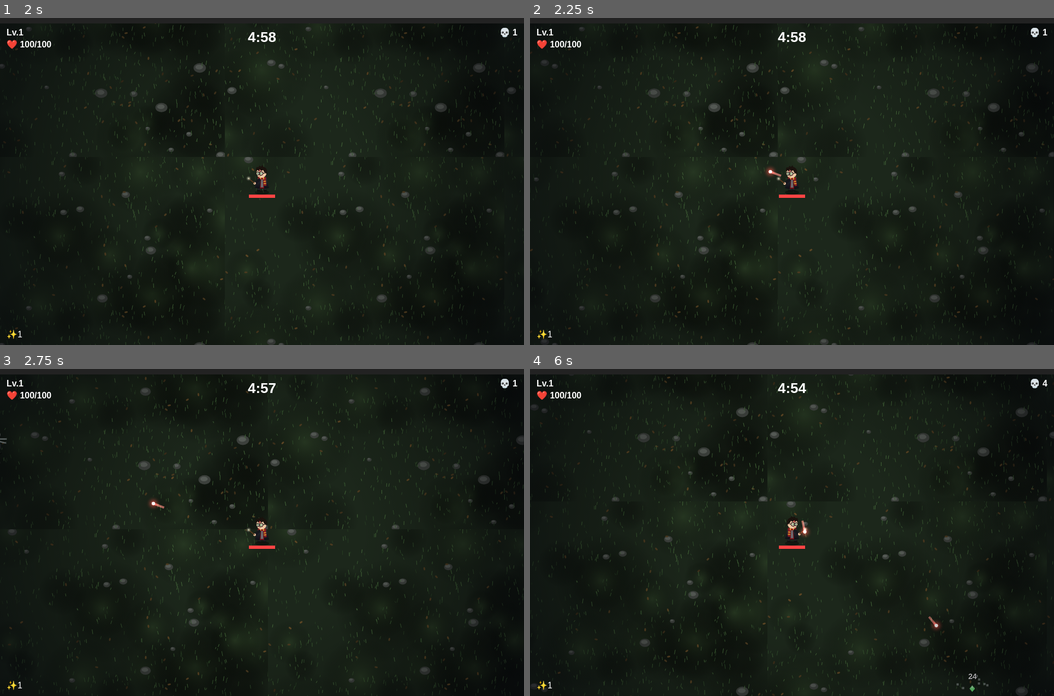
Above: before the commit, frames 1-4 (two rows, left to right).
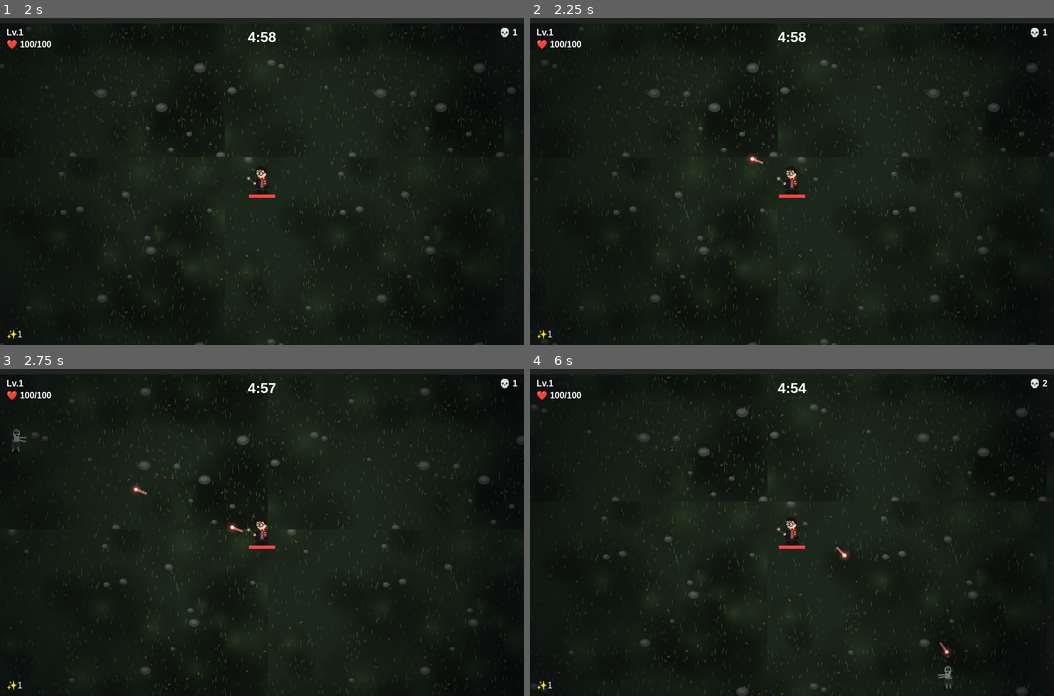
Above: after the commit, the same moments.

Repository: Sein-Oh/Make_game
Game: browser game, page index.html
Two runs of this game, one before a commit and one after it. Both use one fixed random seed, a clock stepped at 60 frames per second and the inputs below.
Inputs:
- Up to frame 1 (2 s): click "시작!" at 0.27 s; hold Right 1.03-1.53 s; tap Space at 1.1, 1.6 s; hold Down 1.58-1.85 s; hold Left from 1.9 s (still down)
- Up to frame 2 (2.25 s): keep holding Left; tap Space at 2.1 s
- Up to frame 3 (2.75 s): release Left at 2.47 s; hold Up from 2.52 s (still down); tap Space at 2.6 s
- Up to frame 4 (6 s): release Up at 2.82 s; hold Right 2.87-3.53 s; tap Space every 0.5 s from 3.1 to 5.6 s; hold Up 3.58-3.82 s; hold Left 3.87-4.3 s; hold Down 4.35-4.68 s; hold Right 4.73-5.23 s; hold Down 5.28-5.55 s; hold Left from 5.6 s (still down)

Frame 1 is identical in both runs. In frame 2, 0.1% of the frame differs, in the area x 41-49%, y 41-49%; in frame 3, 0.2%; in frame 4, 0.4%, in the area x 47-99%, y 3-99%.

Commit message:
적 수 줄이기, 인센디오는 인페리우스 특효, 봄바르다는 어둠의 마법사 특효, 볼드모트 전투 조정
Co-Authored-By: Claude Opus 5.5 <noreply@anthropic.com>
Claude-Session: https://claude.ai/code/session_011Vcb6Mpeatmf1fJRgYnnyJ

Diff:
--- a/index.html
+++ b/index.html
@@ -66,12 +66,12 @@
 // ---------- 마법 & 강화 목록 ----------
 const UPGRADES = {
   bolt:      { icon: '✨', name: '스투페파이',     desc: '가까운 적에게 강력한 기절 마법 발사', weapon: true },
-  orbit:     { icon: '🔥', name: '인센디오',       desc: '내 주위를 빙빙 도는 불꽃', weapon: true },
+  orbit:     { icon: '🔥', name: '인센디오',       desc: '내 주위를 도는 불꽃! 인페리우스에게 3배', weapon: true },
   lightning: { icon: '⚡', name: '번개 마법',      desc: '하늘에서 적에게 번개가 쾅!', weapon: true },
   frost:     { icon: '❄️', name: '글래시우스',     desc: '가까운 적을 얼리고 느리게', weapon: true },
   potion:    { icon: '🧪', name: '폭발 물약',      desc: '물약을 던져 펑! 터뜨리기', weapon: true },
   herb:      { icon: '🌿', name: '헤르비폴즈',     desc: '땅에서 덩굴이 솟아 적을 공격하고 묶기', weapon: true },
-  bombarda:  { icon: '💥', name: '봄바르다',       desc: '날아가서 쾅! 큰 폭발을 일으키기', weapon: true },
+  bombarda:  { icon: '💥', name: '봄바르다',       desc: '쾅! 큰 폭발! 어둠의 마법사에게 3배', weapon: true },
   patronus:  { icon: '🦌', name: '익스펙토 패트로눔', desc: '은빛 사슴이 돌진! 디멘터에게 3배', weapon: true },
   speed:     { icon: '🧹', name: '빗자루',         desc: '이동 속도 +12%' },
   heart:     { icon: '❤️', name: '튼튼한 몸',      desc: '최대 체력 +25, 체력 회복' },
@@ -127,10 +127,11 @@
   ctx.fillStyle = g; circ(x, y, r);
 }
 
-function hurtEnemy(e, dmg) {
+function hurtEnemy(e, dmg, weak) {
+  if (weak && e.type === weak) dmg *= 3; else weak = null;
   dmg = Math.round(dmg * dmgMul());
   e.hp -= dmg; e.flash = 0.1;
-  S.texts.push({ x: e.x, y: e.y - e.r, s: String(dmg), life: 0.6 });
+  S.texts.push({ x: e.x, y: e.y - e.r, s: weak ? dmg + '!' : String(dmg), life: 0.6, weak: !!weak });
 }
 function hurtPlayer(d) {
   const p = S.p;
@@ -157,7 +158,7 @@
   return a;
 }
 function explode(x, y, R, dmg) {
-  for (const e of S.enemies) if (dist2(e, { x, y }) < (R + e.r) ** 2) hurtEnemy(e, dmg);
+  for (const e of S.enemies) if (dist2(e, { x, y }) < (R + e.r) ** 2) hurtEnemy(e, dmg, 'wizard');
   S.booms.push({ x, y, R, t: 0 });
   S.shake = Math.min(8, S.shake + 4);
   for (let i = 0; i < 14; i++) {
@@ -175,7 +176,7 @@
 // ---------- 적 생성 ----------
 function spawnAt(type, x, y) {
   const T = ENEMY_TYPES[type];
-  const hpMul = T.boss ? 1 + S.t / 120 : 1 + S.t / 60 * 0.5;
+  const hpMul = type === 'voldemort' ? 1.4 : T.boss ? 1 + S.t / 120 : 1 + S.t / 60 * 0.4;
   const e = { type, x, y, hp: T.hp * hpMul, maxHp: T.hp * hpMul, r: T.r, spd: T.spd, dmg: T.dmg, xp: T.xp,
     color: T.color, boss: !!T.boss, name: T.name, flash: 0, orbitHit: 0, slow: 0,
     seed: Math.random() * 10, cd: rand(1, 3), cdA: 2, cdB: 4, cdC: 6 };
@@ -254,10 +255,10 @@
 
   // 적 등장
   S.spawnT -= dt;
-  if (S.spawnT <= 0 && S.enemies.length < 260) {
-    S.spawnT = Math.max(0.14, 0.9 - S.t / FINAL_TIME * 0.75);
-    if (S.final) S.spawnT *= 1.8;
-    const n = 1 + Math.floor(Math.min(S.t, FINAL_TIME) / 60);
+  if (S.spawnT <= 0 && S.enemies.length < 170) {
+    S.spawnT = Math.max(0.3, 1.2 - S.t / FINAL_TIME * 0.8);
+    if (S.final) S.spawnT *= 2.5;
+    const n = 1 + Math.floor(Math.min(S.t, FINAL_TIME) / 90);
     for (let i = 0; i < n; i++) spawnEnemy(pickType());
   }
   if (!S.trollDone && S.t >= TROLL_TIME) {
@@ -274,7 +275,9 @@
   // 스투페파이 (마법 화살)
   S.cd.bolt -= dt;
   if (S.cd.bolt <= 0) {
-    const tgt = nearestEnemy();
+    let tgt = nearestEnemy();
+    const vb = S.final && S.enemies.find(e => e.type === 'voldemort');
+    if (vb && dist2(vb, p) < 550 ** 2 && (S.boltFlip = !S.boltFlip)) tgt = vb;
     if (tgt) {
       S.cd.bolt = (0.7 - 0.07 * U.bolt) * cdMul();
       const n = 1 + Math.floor(U.bolt / 2);
@@ -307,7 +310,7 @@
       const a = S.orbitA + i * Math.PI * 2 / n;
       const o = { x: p.x + Math.cos(a) * R, y: p.y + Math.sin(a) * R };
       for (const e of S.enemies) {
-        if (e.orbitHit <= 0 && dist2(o, e) < (e.r + 12) ** 2) { hurtEnemy(e, 8 + 4 * U.orbit); e.orbitHit = 0.4; }
+        if (e.orbitHit <= 0 && dist2(o, e) < (e.r + 12) ** 2) { hurtEnemy(e, 8 + 4 * U.orbit, 'inferius'); e.orbitHit = 0.4; }
       }
     }
   }
@@ -366,7 +369,7 @@
     st.x += st.vx * dt; st.y += st.vy * dt; st.life -= dt;
     for (const e of S.enemies) {
       if (st.hit.has(e) || dist2(st, e) > (e.r + 26) ** 2) continue;
-      st.hit.add(e); hurtEnemy(e, e.type === 'dementor' ? st.dmg * 3 : st.dmg);
+      st.hit.add(e); hurtEnemy(e, st.dmg, 'dementor');
     }
     if (Math.random() < 0.6) S.fx.push({ x: st.x + rand(-10, 10), y: st.y + rand(-10, 10), vx: 0, vy: -20, life: 0.5, color: '#cfefff' });
   }
@@ -434,7 +437,8 @@
     if (a.moving && Math.abs(dx) > 3) a.face = Math.sign(dx);
     a.cd -= dt;
     if (a.cd <= 0) {
-      const tgt = nearestFrom(a, 450);
+      const va = S.final && S.enemies.find(e => e.type === 'voldemort');
+      const tgt = va && dist2(va, a) < 500 ** 2 ? va : nearestFrom(a, 450);
       if (tgt) {
         const ang = Math.atan2(tgt.y - a.y, tgt.x - a.x);
         a.face = Math.cos(ang) >= 0 ? 1 : -1;
@@ -563,7 +567,7 @@
   if (S.msg) { S.msg.life -= dt; if (S.msg.life <= 0) S.msg = null; }
 
   // 레벨업
-  if (p.xp >= p.next) { p.xp -= p.next; p.lv++; p.next = Math.floor(5 + p.lv * 3.5); levelUp(); }
+  if (p.xp >= p.next) { p.xp -= p.next; p.lv++; p.next = Math.floor(5 + p.lv * 2.8); levelUp(); }
 
   // 끝
   if (p.hp <= 0) endGame(false);
@@ -1070,7 +1074,7 @@
   ctx.textAlign = 'center'; ctx.font = 'bold 14px sans-serif';
   for (const t of S.texts) {
     ctx.fillStyle = '#000'; ctx.fillText(t.s, t.x + ox + 1, t.y + oy + 1);
-    ctx.fillStyle = t.red ? '#ff5555' : '#fff'; ctx.fillText(t.s, t.x + ox, t.y + oy);
+    ctx.fillStyle = t.red ? '#ff5555' : t.weak ? '#ffb030' : '#fff'; ctx.fillText(t.s, t.x + ox, t.y + oy);
   }
 
   // 어두운 숲 테두리
